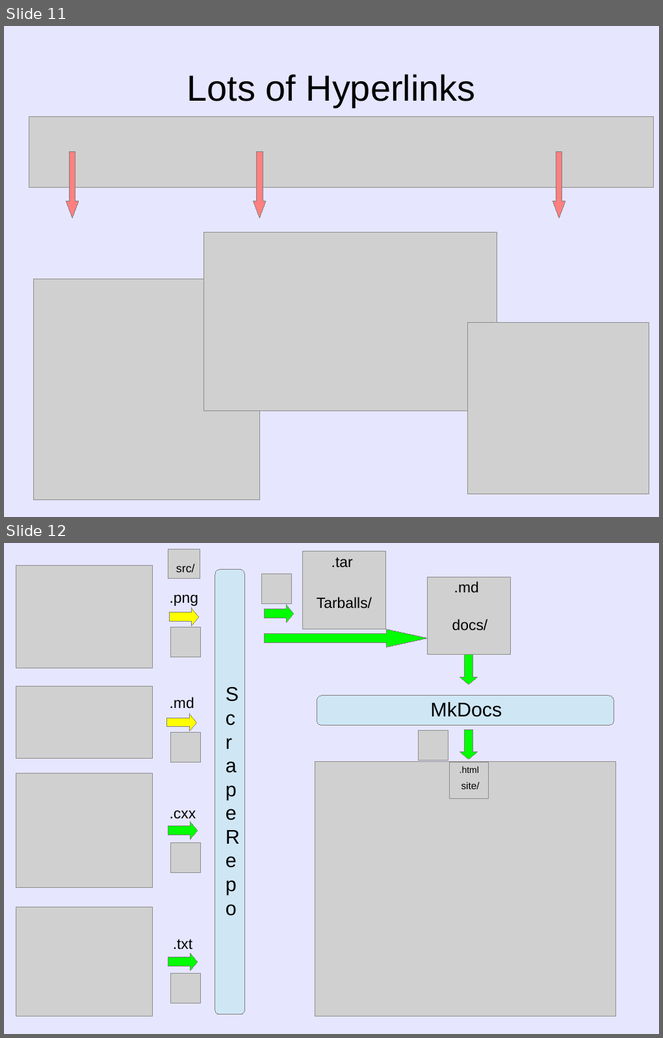
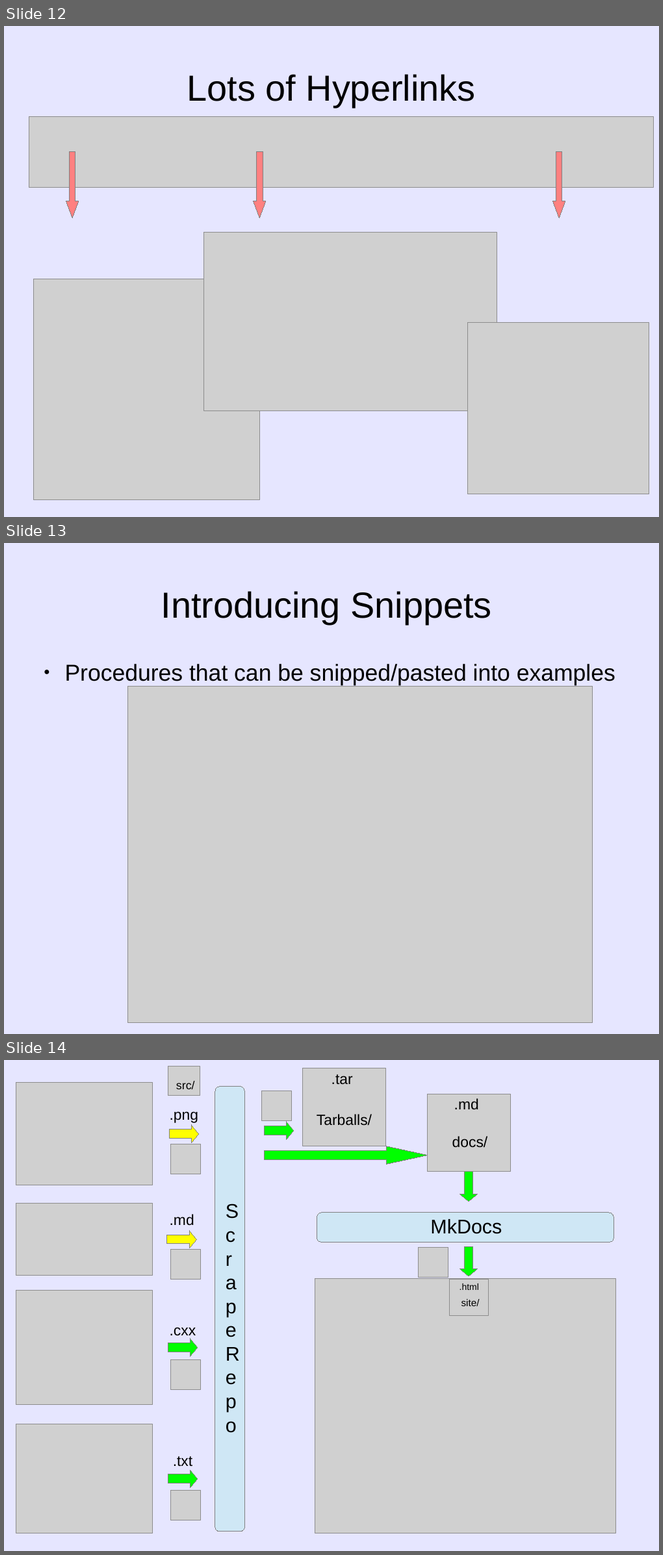
Before and after one commit to lorensen/VTKExamples, a slide deck: src/Artifacts/VTKExamplesStatus2017.odp. Shown one above the other, each under a label of ours: slides 11 and 12 before the commit, slides 12, 13 and 14 after it. The pictures are 663x1038 and 663x1555 pixels, drawn with LibreOffice and Linux fonts; fonts in the diff are those of the drawing; grey boxes stand for pictures. Boxes give left, top, right and bottom in pixels: in the first picture for what was removed or moved away, otherwise in the second. Text is boxed around its words. In the diff, an @@ line names an element or a change of style, - is before the commit and + after.

```diff
--- a/src/Artifacts/VTKExamplesStatus2017.odp
+++ b/src/Artifacts/VTKExamplesStatus2017.odp
@@ slide 13 added at bbox=[4, 543, 659, 1034], background #E6E6FF @@
@@ title added at bbox=[161, 591, 492, 624], 44 pt, text #000000 @@
+Introducing Snippets
@@ text added at bbox=[65, 664, 616, 685], 28 pt, text #000000 @@
+● Procedures that can be snipped/pasted into examples
@@ picture added at bbox=[128, 686, 593, 1023] @@
@@ what was slide 11 is now slide 12 @@
@@ what was slide 12 is now slide 14 @@
```
Also in this commit, not shown: 3 slides changed, 2 other slides added, 1 slide removed, 1 other file.
